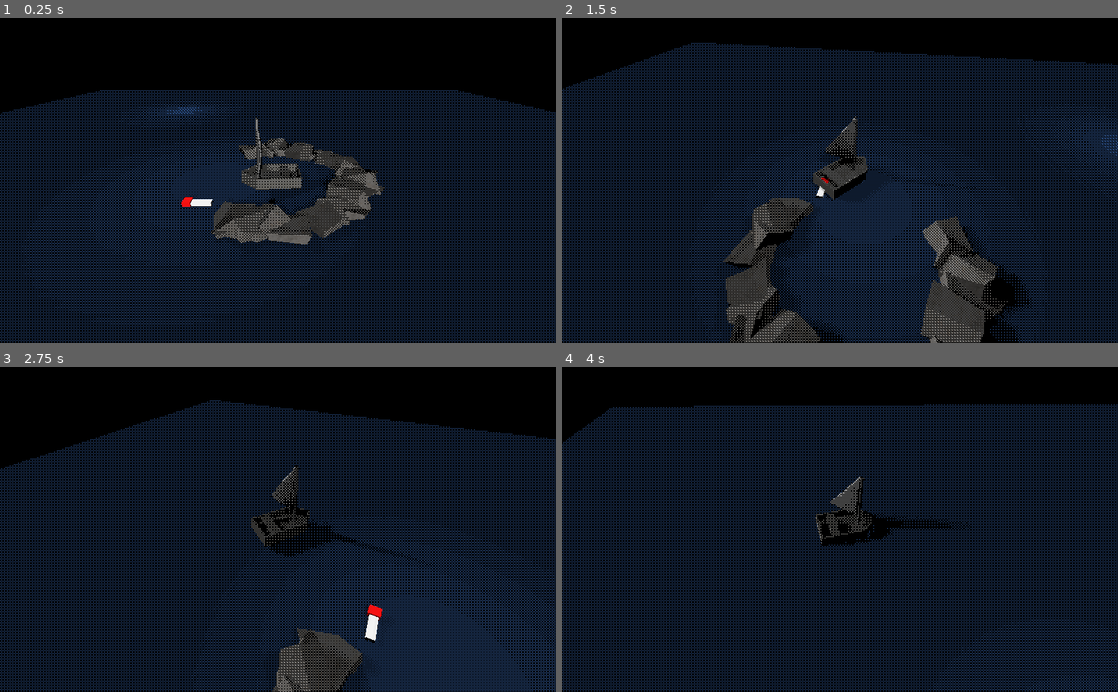
Above: before the commit, frames 1-4 (two rows, left to right).
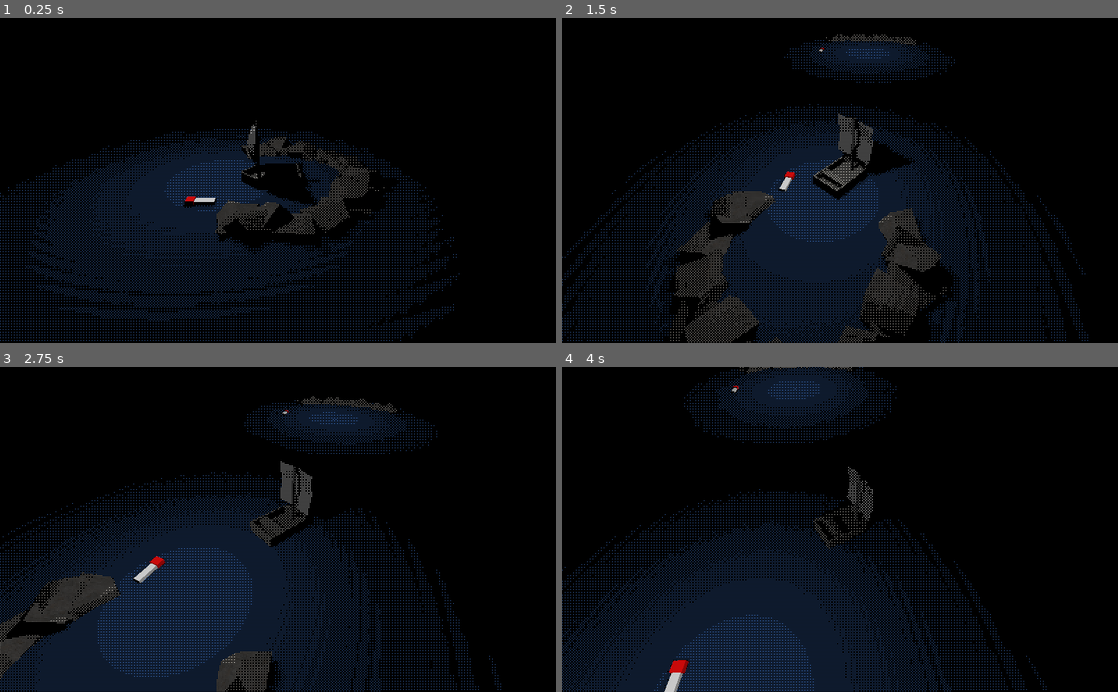
Above: after the commit, the same moments.

Repository: creikey/sailing
Game: Godot game, scene res://Main.tscn
Same seed, same stepped clock (60 frames per second), same inputs: the game is played once before the commit and once after it. The engine's default icon, where the game draws it, is replaced by a stand-in: a white triangle on a blue panel in a dark square.
Inputs (mouse positions are in pixels of both pictures, inside the frame that each line leads up to):
- Up to frame 1 (0.25 s): no input
- Up to frame 2 (1.5 s): tap Enter at 0.5 s; move the mouse to (962, 164) at 0.52 s; hold D (g_right) 0.53-1.28 s; hold Ctrl (g_pull_sail) 0.53-1.28 s; click (962, 164) at 0.67 s; move the mouse to (812, 180) at 1.27 s; hold A (g_left) from 1.28 s (still down); tap Ctrl (g_pull_sail) at 1.35 s
- Up to frame 3 (2.75 s): move the mouse to (289, 523) at 2.02 s; release A (g_left) at 2.03 s; hold D (g_right) from 2.03 s (still down); hold Mouse wheel up (g_zoom_in) from 2.03 s (still down); tap Ctrl (g_pull_sail) at 2.3 s
- Up to frame 4 (4 s): move the mouse to (834, 536) at 2.77 s; release Mouse wheel up (g_zoom_in) at 2.78 s; tap Mouse wheel down (g_zoom_out) at 2.85 s; click (834, 536) at 2.92 s; tap Ctrl (g_pull_sail) at 3.05 s; move the mouse to (878, 532) at 3.52 s; release D (g_right) at 3.53 s; hold A (g_left) from 3.53 s (still down); hold Ctrl (g_pull_sail) from 3.53 s (still down)

The runs differ from the first frame. In frame 1, 13% of the frame differs, in the area x 0-100%, y 22-100%; in frame 2, 16%, in the area x 0-100%, y 5-100%; in frame 3, 13%; in frame 4, 13%.

Commit message:
Vastly simplify sailing physics and lantern switch

Diff:
--- a/src/LanternLight.gd
+++ b/src/LanternLight.gd
@@ -3,7 +3,20 @@
 export (OpenSimplexNoise) var noise
 
 var time: float = 0.0
+export var off: bool = false
+onready var _base_range: float = omni_range
+
+var _force_off: bool = false
+
+func _ready():
+	$LanternArea/CollisionShape.shape = $LanternArea/CollisionShape.shape.duplicate(true)
+	$LanternArea/CollisionShape.shape.radius = _base_range/1.3
+	if off:
+		omni_range = 0.0
 
 func _process(delta):
 	time += delta
-	omni_range = 17.0 + noise.get_noise_1d(time)*1.0
+	if off and not _force_off:
+		omni_range = lerp(omni_range, 0.0, 5.0*delta)
+	else:
+		omni_range = lerp(omni_range, _base_range  + noise.get_noise_1d(time)*1.0, 5.0*delta)
--- a/src/LanternLight.tscn
+++ b/src/LanternLight.tscn
@@ -5,15 +5,16 @@
 [sub_resource type="OpenSimplexNoise" id=1]
 period = 1.4
 
-[sub_resource type="SphereShape" id=2]
-radius = 33.8164
+[sub_resource type="CylinderShape" id=2]
+radius = 38.368
+height = 100.0
 
 [node name="LanternLight" type="OmniLight"]
 transform = Transform( 1, 0, 0, 0, 1, 0, 0, 0, 1, -5.47175, 8.69951, 0.122144 )
 shadow_enabled = true
 shadow_bias = 0.25
 shadow_contact = 0.28
-omni_range = 49.8176
+omni_range = 50.0
 script = ExtResource( 1 )
 noise = SubResource( 1 )
 
--- /dev/null
+++ b/src/LightSwitch.gd
@@ -0,0 +1,11 @@
+extends Area
+
+export (NodePath) var path
+
+onready var light = get_node(path)
+var _used: bool = false
+
+func _on_LightSwitch_body_entered(body):
+	if not _used and body.is_in_group("players"):
+		light.off = !light.off
+		_used = true
--- a/src/Main.tscn
+++ b/src/Main.tscn
@@ -1,24 +1,24 @@
 [gd_scene load_steps=18 format=2]
 
 [ext_resource path="res://PlaneSteppedShading.tres" type="Material" id=1]
-[ext_resource path="res://Sailboat.tscn" type="PackedScene" id=2]
+[ext_resource path="res://SailboatMesh.tscn" type="PackedScene" id=2]
 [ext_resource path="res://CameraPivot.gd" type="Script" id=3]
 [ext_resource path="res://Sailboat.gd" type="Script" id=4]
-[ext_resource path="res://LanternLight.gd" type="Script" id=5]
+[ext_resource path="res://LightSwitch.gd" type="Script" id=5]
 [ext_resource path="res://WindDirectionIndicator.gd" type="Script" id=6]
 [ext_resource path="res://Rocks.tscn" type="PackedScene" id=7]
 [ext_resource path="res://LanternLight.tscn" type="PackedScene" id=8]
 
 [sub_resource type="PlaneMesh" id=1]
-size = Vector2( 100, 100 )
+size = Vector2( 1000, 1000 )
 
 [sub_resource type="Environment" id=2]
 background_mode = 1
 glow_intensity = 1.26
 glow_strength = 2.0
 
-[sub_resource type="OpenSimplexNoise" id=3]
-period = 1.4
+[sub_resource type="BoxShape" id=10]
+extents = Vector3( 8.12112, 8.44152, 17.1083 )
 
 [sub_resource type="BoxShape" id=4]
 extents = Vector3( 1.76229, 0.772962, 1.41506 )
@@ -53,15 +53,27 @@
 environment = SubResource( 2 )
 
 [node name="LanternLight" parent="." instance=ExtResource( 8 )]
-
-[node name="LanternLight2" type="OmniLight" parent="."]
-transform = Transform( 1, 0, 0, 0, 1, 0, 0, 0, 1, -17.6687, 4.15484, -26.4827 )
-shadow_enabled = true
-shadow_bias = 0.25
-shadow_contact = 0.28
-omni_range = 49.8176
+omni_range = 24.4015
+
+[node name="LanternLight2" parent="." instance=ExtResource( 8 )]
+transform = Transform( 1, 0, 0, 0, 1, 0, 0, 0, 1, -48.1876, 8.69951, 1.43602 )
+omni_range = 24.9727
+
+[node name="LightSwitch" type="Area" parent="LanternLight2"]
+transform = Transform( 1, 0, 0, 0, 1, 0, 0, 0, 1, -0.000716686, -8.69951, -0.275036 )
 script = ExtResource( 5 )
-noise = SubResource( 3 )
+__meta__ = {
+"_edit_group_": true
+}
+path = NodePath("../../LanternLight3")
+
+[node name="CollisionShape" type="CollisionShape" parent="LanternLight2/LightSwitch"]
+shape = SubResource( 10 )
+
+[node name="LanternLight3" parent="." instance=ExtResource( 8 )]
+transform = Transform( 1, 0, 0, 0, 1, 0, 0, 0, 1, -50.1069, 8.69951, -41.5338 )
+omni_range = 24.9727
+off = true
 
 [node name="CameraPivot" type="Spatial" parent="."]
 transform = Transform( 1, 0, 0, 0, 0.87224, 0.489078, 0, -0.489078, 0.87224, 0, 0, 0 )
@@ -87,6 +99,66 @@
 [node name="Rock4" parent="Rocks/RockGroup" instance=ExtResource( 7 )]
 transform = Transform( -0.833498, -0.016655, 0.552271, 0.190223, -0.94709, 0.258527, 0.518744, 0.320537, 0.792566, 6.87302, -0.0241094, 0.272573 )
 
+[node name="RockGroup6" type="Spatial" parent="Rocks"]
+transform = Transform( 1, 0, 0, 0, 1, 0, 0, 0, 1, -67.2371, 0, 0 )
+
+[node name="Rock" parent="Rocks/RockGroup6" instance=ExtResource( 7 )]
+transform = Transform( 0.104546, 0, 0.99452, 0, 1, 0, -0.99452, 0, 0.104546, 6.01701, -0.538852, 1.73994 )
+
+[node name="Rock2" parent="Rocks/RockGroup6" instance=ExtResource( 7 )]
+transform = Transform( -0.0699694, -0.625852, 0.776797, 0.966851, -0.234243, -0.101637, 0.245569, 0.743935, 0.621496, 6.32558, -0.538852, -0.736328 )
+
+[node name="Rock3" parent="Rocks/RockGroup6" instance=ExtResource( 7 )]
+transform = Transform( -0.995848, 0.0331184, 0.0847936, -0.0408989, -0.994944, -0.0917302, 0.0813269, -0.0948173, 0.992167, 6.32558, -0.538852, -1.93616 )
+
+[node name="Rock4" parent="Rocks/RockGroup6" instance=ExtResource( 7 )]
+transform = Transform( -0.833498, -0.016655, 0.552271, 0.190223, -0.94709, 0.258527, 0.518744, 0.320537, 0.792566, 6.87302, -0.0241094, 0.272573 )
+
+[node name="RockGroup7" type="Spatial" parent="Rocks"]
+transform = Transform( 0.99956, 0, 0.0296487, 0, 1, 0, -0.0296487, 0, 0.99956, -66.566, 0, 5.56312 )
+
+[node name="Rock" parent="Rocks/RockGroup7" instance=ExtResource( 7 )]
+transform = Transform( 0.104546, 0, 0.99452, 0, 1, 0, -0.99452, 0, 0.104546, 6.01701, -0.538852, 1.73994 )
+
+[node name="Rock2" parent="Rocks/RockGroup7" instance=ExtResource( 7 )]
+transform = Transform( -0.0699694, -0.625852, 0.776797, 0.966851, -0.234243, -0.101637, 0.245569, 0.743935, 0.621496, 6.32558, -0.538852, -0.736328 )
+
+[node name="Rock3" parent="Rocks/RockGroup7" instance=ExtResource( 7 )]
+transform = Transform( -0.995848, 0.0331184, 0.0847936, -0.0408989, -0.994944, -0.0917302, 0.0813269, -0.0948173, 0.992167, 6.32558, -0.538852, -1.93616 )
+
+[node name="Rock4" parent="Rocks/RockGroup7" instance=ExtResource( 7 )]
+transform = Transform( -0.833498, -0.016655, 0.552271, 0.190223, -0.94709, 0.258527, 0.518744, 0.320537, 0.792566, 6.87302, -0.0241094, 0.272573 )
+
+[node name="RockGroup9" type="Spatial" parent="Rocks"]
+transform = Transform( 0.891655, 0, 0.452715, 0, 1, 0, -0.452715, 0, 0.891655, -63.9628, 0, 13.2601 )
+
+[node name="Rock" parent="Rocks/RockGroup9" instance=ExtResource( 7 )]
+transform = Transform( 0.104546, 0, 0.99452, 0, 1, 0, -0.99452, 0, 0.104546, 6.01701, -0.538852, 1.73994 )
+
+[node name="Rock2" parent="Rocks/RockGroup9" instance=ExtResource( 7 )]
+transform = Transform( -0.0699694, -0.625852, 0.776797, 0.966851, -0.234243, -0.101637, 0.245569, 0.743935, 0.621496, 6.32558, -0.538852, -0.736328 )
+
+[node name="Rock3" parent="Rocks/RockGroup9" instance=ExtResource( 7 )]
+transform = Transform( -0.995848, 0.0331184, 0.0847936, -0.0408989, -0.994944, -0.0917302, 0.0813269, -0.0948173, 0.992167, 6.32558, -0.538852, -1.93616 )
+
+[node name="Rock4" parent="Rocks/RockGroup9" instance=ExtResource( 7 )]
+transform = Transform( -0.833498, -0.016655, 0.552271, 0.190223, -0.94709, 0.258527, 0.518744, 0.320537, 0.792566, 6.87301, -0.0241094, 0.272572 )
+
+[node name="RockGroup8" type="Spatial" parent="Rocks"]
+transform = Transform( 0.896455, 0, -0.443134, 0, 1, 0, 0.443134, 0, 0.896455, -65.3218, 0, -8.72653 )
+
+[node name="Rock" parent="Rocks/RockGroup8" instance=ExtResource( 7 )]
+transform = Transform( 0.104546, 0, 0.99452, 0, 1, 0, -0.99452, 0, 0.104546, 6.01701, -0.538852, 1.73994 )
+
+[node name="Rock2" parent="Rocks/RockGroup8" instance=ExtResource( 7 )]
+transform = Transform( -0.0699694, -0.625852, 0.776797, 0.966851, -0.234243, -0.101637, 0.245569, 0.743935, 0.621496, 6.32558, -0.538852, -0.736328 )
+
+[node name="Rock3" parent="Rocks/RockGroup8" instance=ExtResource( 7 )]
+transform = Transform( -0.995848, 0.0331184, 0.0847936, -0.0408989, -0.994944, -0.0917302, 0.0813269, -0.0948173, 0.992167, 6.32558, -0.538852, -1.93616 )
+
+[node name="Rock4" parent="Rocks/RockGroup8" instance=ExtResource( 7 )]
+transform = Transform( -0.833498, -0.016655, 0.552271, 0.190223, -0.94709, 0.258527, 0.518744, 0.320537, 0.792566, 6.87302, -0.0241094, 0.272573 )
+
 [node name="RockGroup2" type="Spatial" parent="Rocks"]
 transform = Transform( 0.677555, 0.128026, 0.724244, 0.10264, -0.991556, 0.0792551, 0.728275, 0.020637, -0.684974, -0.0463319, -1.39438, -0.417027 )
 
@@ -97,7 +169,7 @@
 transform = Transform( -0.0699694, -0.625852, 0.776797, 0.966851, -0.234243, -0.101637, 0.245569, 0.743935, 0.621496, 6.32558, -0.538852, -0.736328 )
 
 [node name="Rock3" parent="Rocks/RockGroup2" instance=ExtResource( 7 )]
-transform = Transform( -0.995848, 0.0331184, 0.0847936, -0.0408989, -0.994944, -0.0917302, 0.0813269, -0.0948173, 0.992167, 6.32558, -0.538852, -1.93616 )
+transform = Transform( -0.995848, 0.0331184, 0.0847935, -0.0408989, -0.994944, -0.0917302, 0.0813269, -0.0948173, 0.992167, 6.32558, -0.538852, -1.93616 )
 
 [node name="Rock4" parent="Rocks/RockGroup2" instance=ExtResource( 7 )]
 transform = Transform( -0.833498, -0.016655, 0.552271, 0.190223, -0.94709, 0.258527, 0.518744, 0.320537, 0.792566, 6.87302, -0.0241094, 0.272572 )
@@ -147,8 +219,10 @@
 [node name="Rock4" parent="Rocks/RockGroup5" instance=ExtResource( 7 )]
 transform = Transform( -0.833498, -0.016655, 0.552271, 0.190223, -0.94709, 0.258527, 0.518744, 0.320537, 0.792566, 6.87302, -0.0241094, 0.272573 )
 
-[node name="Sailboat" type="KinematicBody" parent="."]
-transform = Transform( -0.997971, 0, -0.0636615, 0, 1, 0, 0.0636615, 0, -0.997971, 0, 1.09005, 0 )
+[node name="Sailboat" type="KinematicBody" parent="." groups=[
+"players",
+]]
+transform = Transform( -0.997971, 0, -0.0636615, 0, 1, 0, 0.0636615, 0, -0.997971, 0, 0.861633, 0 )
 script = ExtResource( 4 )
 
 [node name="CollisionShape" type="CollisionShape" parent="Sailboat"]
@@ -187,6 +261,21 @@
 mesh = SubResource( 9 )
 material/0 = null
 
+[node name="WindDirectionIndicator2" type="MeshInstance" parent="."]
+transform = Transform( 1, 0, 0, 0, 1, 0, 0, 0, 1, -47.6258, 0, 11.4598 )
+mesh = SubResource( 7 )
+material/0 = null
+script = ExtResource( 6 )
+
+[node name="MeshInstance" type="MeshInstance" parent="WindDirectionIndicator2"]
+transform = Transform( 1, 0, 0, 0, 1, 0, 0, 0, 1, -0.767219, 0, 0 )
+material_override = SubResource( 8 )
+mesh = SubResource( 9 )
+material/0 = null
+
 [node name="DirectionalLight" type="DirectionalLight" parent="."]
 transform = Transform( 1, 0, 0, 0, 0.891323, 0.453368, 0, -0.453368, 0.891323, 0, 0, 0 )
+visible = false
 shadow_enabled = true
+
+[connection signal="body_entered" from="LanternLight2/LightSwitch" to="LanternLight2/LightSwitch" method="_on_LightSwitch_body_entered"]
--- a/src/PlaneSteppedShading.tres
+++ b/src/PlaneSteppedShading.tres
@@ -7,5 +7,4 @@
 shader = ExtResource( 2 )
 shader_param/albedo = Color( 0.223529, 0.411765, 0.701961, 1 )
 shader_param/use_texture = false
-shader_param/period = 0.148
 shader_param/tex = ExtResource( 1 )
--- a/src/SailBoatMesh.gd
+++ b/src/SailBoatMesh.gd
@@ -4,7 +4,7 @@
 
 var _t: float = 0.0
 var sail_angle: float = 0.0 setget set_sail_angle
-var wind_influence: float = 0.5
+var wind_influence: float = 0.1
 
 func set_sail_angle(new_sail_angle):
 #	sail_angle = clamp(new_sail_angle, -PI/2.0, PI/2.0)
--- a/src/SailSteppdShading.shader
+++ b/src/SailSteppedShading.shader
@@ -1,11 +1,11 @@
 shader_type spatial;
+render_mode cull_disabled;
 
 const float PI = 3.14159;
 
 uniform sampler2D tex;
 uniform vec4 albedo: hint_color = vec4(1.0);
 uniform bool use_texture = false;
-uniform float period = 0.145;
 const int bayer_n = 4;
 const float bayer_r = 2.0;
 
@@ -42,10 +42,6 @@
 
 }
 
-float triangle(float n) {
-	float a = 1.0;
-	return ((2.0*a)/PI) * asin(sin( ((2.0*PI)/period) * n ));
-}
 
 void light() {
 	//DIFFUSE_LIGHT = ;
--- a/src/Sailboat.gd
+++ b/src/Sailboat.gd
@@ -1,10 +1,8 @@
 extends KinematicBody
 
-const buoyancy: float = 50.0
-const fluid_drag: float = 5.0
-const rudder_torque: float = 10.0
-const angular_drag: float = 2.0
-const mast_drag: float = 0.5
+const drag: float = 0.5
+const rudder_torque: float = 4.0
+const angular_drag: float = 5.0
 
 onready var rudder: Spatial = $RudderPosition
 
@@ -16,96 +14,32 @@
 	return (1.0 - pow( ( (x + 0.2*offset) *5.0) , 10.0))
 
 func _ready():
-	$SailboatMesh.sail_angle = deg2rad(-90.0)
+	pass
+#	$SailboatMesh.sail_angle = deg2rad(-90.0)
 
 func _physics_process(delta):
-	# move sail based on sail steering
-#	var sail_steering: float = Input.get_action_strength("g_sail_right") - Input.get_action_strength("g_sail_left")
-#	$SailboatMesh.sail_angle += sail_steering*delta*deg2rad(45.0)
-
-
 	var cur_mast_torque: float = 0.0
 	var cur_torque: float = 0.0
 	var cur_force := Vector3()
 
-	# ----------------- mast torques -----------------
+	# turning
+	var horizontal_steering: float = Input.get_action_strength("g_right") - Input.get_action_strength("g_left")
+	cur_torque -= horizontal_steering * rudder_torque # "steering" torque
+	cur_torque += -sign(angular_vel) * pow(angular_vel, 2.0) * angular_drag # steering drag
+	if abs(angular_vel) < 0.05: # steering drag gets too small to slow down the tiniest of velocities
+		angular_vel = 0.0
 
+	# sailing accel
+	var sailing_force: float = 1.0 # always pushes a little bit
+	# stronger when the sail is facing perpendicular to the wind
+	sailing_force += (1.0 - abs(Wind.wind_vector.normalized().dot(global_transform.basis.z)))*20.0
+	cur_force += global_transform.basis.x * sailing_force
 
+	# drag
+	cur_force += (-vel.normalized()) * (pow(vel.length(), 2.0)) * drag
 
-	# ----------------- primarily forces -----------------
-
-	# calculate buoyancy force
-	var water_distance: float = global_transform.origin.y
-	var water_force: float = -buoyancy * water_distance
-	cur_force.y += water_force
-
-	# add gravity
-	cur_force.y += -5.0
-
-	# add underwater friction
-	if water_distance < 0.0:
-#		cur_force += (-vel.normalized()) * (pow(vel.length(), 2.0)) * fluid_drag
-		cur_force.y += (-sign(vel.y)) * (pow(vel.length(), 2.0)) * fluid_drag
-
-	# sailing forces (wing and wind pushing force)
-	var is_sail_tightened: bool = Input.is_action_pressed("g_pull_sail")
-	var sail_transform: Transform = $SailboatMesh.get_sail_transform()
-	var sail_dot_product: float = sail_transform.basis.x.dot(Wind.wind_vector.normalized())
-	var wind_pushing_influence: float = 1.0 - abs(sail_dot_product)
-	# Paste into desmos: \left\{-1\le x\le1:\left(1-\left(\left(\left|x\cdot0.7\right|-0.5\right)\cdot5.0\right)^{2}\right)\right\}
-	var wing_influence: float = max(0.0, 1.0 - pow( (abs(sail_dot_product*0.7) - 0.5)*5.0 ,2.0))
-#	if sail_dot_product > 0.0 or not is_sail_tightened:
-	if not is_sail_tightened:
-		wing_influence = 0.0
-	cur_force -= Wind.wind_vector * wind_pushing_influence * 0.25
-	cur_force += global_transform.basis.x * wing_influence * Wind.wind_vector.length() * 5.0
-
-	if is_sail_tightened and abs($SailboatMesh.sail_angle) > PI/4.0:
-		$SailboatMesh.sail_angle = lerp($SailboatMesh.sail_angle, PI/4.0 * sign($SailboatMesh.sail_angle), 10.0*delta)
-#		mast_angular_vel *= -0.5
-
-	# mast pushed by sailing force
-	cur_mast_torque += wind_pushing_influence * -sign(sail_transform.basis.z.dot(Wind.wind_vector.normalized())) * 3.0
-
-	# mast torque friction
-	cur_mast_torque += -sign(mast_angular_vel) * pow(mast_angular_vel, 2.0) * mast_drag
-
-#	if wind_pushing_influence > 0.3:
-#	print(0.5 + wind_pushing_influence * sign($SailboatMesh.get_sail_transform().basis.z.dot(Wind.wind_vector.normalized())))
-#	$SailboatMesh.wind_influence = 0.5 + wind_pushing_influence * sign($SailboatMesh.get_sail_transform().basis.z.dot(Wind.wind_vector.normalized()))
-#	if sail_dot_product > 0.0:
-#		wing_influence = calc_wing_influence(sail_dot_product, -1.0)
-#	else:
-#		wing_influence = calc_wing_influence(sail_dot_product, 1.0)
-#	wing_influence = max(wing_influence, 0.0)
-
-
-	# ----------------- primarily torque -----------------
-
-	# rudder, keel torque, and drag force (when turning it takes away speed)
-#	var horizontal_steering: float = Input.get_action_strength("g_right") - Input.get_action_strength("g_left")
-#	var keel: Vector3 = global_transform.basis.x
-#	keel = keel.rotated(Vector3(0.0, 1.0, 0.0), horizontal_steering * PI/2.0)
-#	var against_keel_factor = 1.0 - abs(keel.normalized().dot(vel.normalized()))
-	var horizontal_steering: float = Input.get_action_strength("g_right") - Input.get_action_strength("g_left")
-	var keel: Vector3 = global_transform.basis.x
-	keel = keel.rotated(Vector3(0.0, 1.0, 0.0), horizontal_steering * PI/2.0)
-	cur_force += (vel.project(keel) - vel).normalized() * pow(vel.length(), 2.0)
-#	printt(vel.length(), vel.project(keel).length())
-#	vel = lerp(vel, vel.project(keel), 0.1)
-#	var prev_len = vel.length()
-#	vel = vel.project(keel.normalized())
-#	if abs(vel.normalized().dot(keel)) > 0.9:
-#		vel = vel.normalized() * prev_len
-#		print(vel)
-#	print(vel.normalized().dot(keel))
-#	cur_force += against_keel_factor * vel.project(keel.rotated(Vector3(0.0, 1.0, 0.0), PI)).normalized() * vel.length() * 10.0
-	cur_torque -= horizontal_steering * rudder_torque * min(vel.length()/15.0, 1.0)
-#	cur_force += keel.dot(vel.normalized()) * vel.rotated(Vector3(0.0, 1.0, 0.0), PI)
-#	print(keel.dot(vel.normalized()))
-
-	# torque drag
-	cur_torque += -sign(angular_vel) * pow(angular_vel, 2.0) * fluid_drag
+	# constant force to slow down non forward velocity
+	cur_force -= (vel - vel.project(global_transform.basis.x)).normalized()*3.0
 
 	# integrate mast torque
 	mast_angular_vel += cur_mast_torque * delta
@@ -113,6 +47,13 @@
 	angular_vel += cur_torque * delta
 	# integrate force
 	vel += cur_force * delta
+
+	# bring boat to ground
+	var water_distance: float = global_transform.origin.y
+	if water_distance > 0.0:
+		vel.y = -5.0
+	else:
+		vel.y = 0.0
 
 	# integrate velocities
 	$SailboatMesh.sail_angle += mast_angular_vel * delta
--- a/src/Sailboat.tscn
+++ b/src/SailboatMesh.tscn
@@ -1,35 +1,32 @@
 [gd_scene load_steps=10 format=2]
 
-[ext_resource path="res://Sailboat.glb" type="PackedScene" id=1]
-[ext_resource path="res://SteppedShading.shader" type="Shader" id=2]
-[ext_resource path="res://brown_planks_05_diff_1k.jpg" type="Texture" id=3]
-[ext_resource path="res://SailboatMesh.gd" type="Script" id=4]
-[ext_resource path="res://SailSteppdShading.shader" type="Shader" id=5]
+[ext_resource path="res://brown_planks_05_diff_1k.jpg" type="Texture" id=1]
+[ext_resource path="res://Sailboat.glb" type="PackedScene" id=2]
+[ext_resource path="res://SteppedShading.shader" type="Shader" id=3]
+[ext_resource path="res://SailSteppedShading.shader" type="Shader" id=4]
+[ext_resource path="res://SailboatMesh.gd" type="Script" id=5]
 
 [sub_resource type="OpenSimplexNoise" id=1]
 period = 6.9
 
 [sub_resource type="ShaderMaterial" id=2]
-shader = ExtResource( 2 )
+shader = ExtResource( 3 )
 shader_param/albedo = Color( 1, 1, 1, 1 )
 shader_param/use_texture = true
-shader_param/period = 0.145
-shader_param/tex = ExtResource( 3 )
+shader_param/tex = ExtResource( 1 )
 
 [sub_resource type="ShaderMaterial" id=3]
-shader = ExtResource( 2 )
+shader = ExtResource( 3 )
 shader_param/albedo = Color( 0.611765, 0.611765, 0.611765, 1 )
 shader_param/use_texture = false
-shader_param/period = 0.145
 
 [sub_resource type="ShaderMaterial" id=4]
-shader = ExtResource( 5 )
+shader = ExtResource( 4 )
 shader_param/albedo = Color( 1, 1, 1, 1 )
 shader_param/use_texture = false
-shader_param/period = 0.145
 
-[node name="SailboatMesh" instance=ExtResource( 1 )]
-script = ExtResource( 4 )
+[node name="SailboatMesh" instance=ExtResource( 2 )]
+script = ExtResource( 5 )
 _wind_noise = SubResource( 1 )
 
 [node name="Hull" parent="." index="0"]
@@ -40,4 +37,3 @@
 
 [node name="Sail" parent="Mast" index="0"]
 material_override = SubResource( 4 )
-"blend_shapes/Key 1" = -1.0
--- a/src/SteppedShading.shader
+++ b/src/SteppedShading.shader
@@ -5,7 +5,6 @@
 uniform sampler2D tex;
 uniform vec4 albedo: hint_color = vec4(1.0);
 uniform bool use_texture = false;
-uniform float period = 0.145;
 const int bayer_n = 4;
 const float bayer_r = 2.0;
 
@@ -42,10 +41,6 @@
 
 }
 
-float triangle(float n) {
-	float a = 1.0;
-	return ((2.0*a)/PI) * asin(sin( ((2.0*PI)/period) * n ));
-}
 
 void light() {
 	//DIFFUSE_LIGHT = ;
Binary file changed: src/Sailboat.glb
Not shown, changed: src/Sailboat.blend
